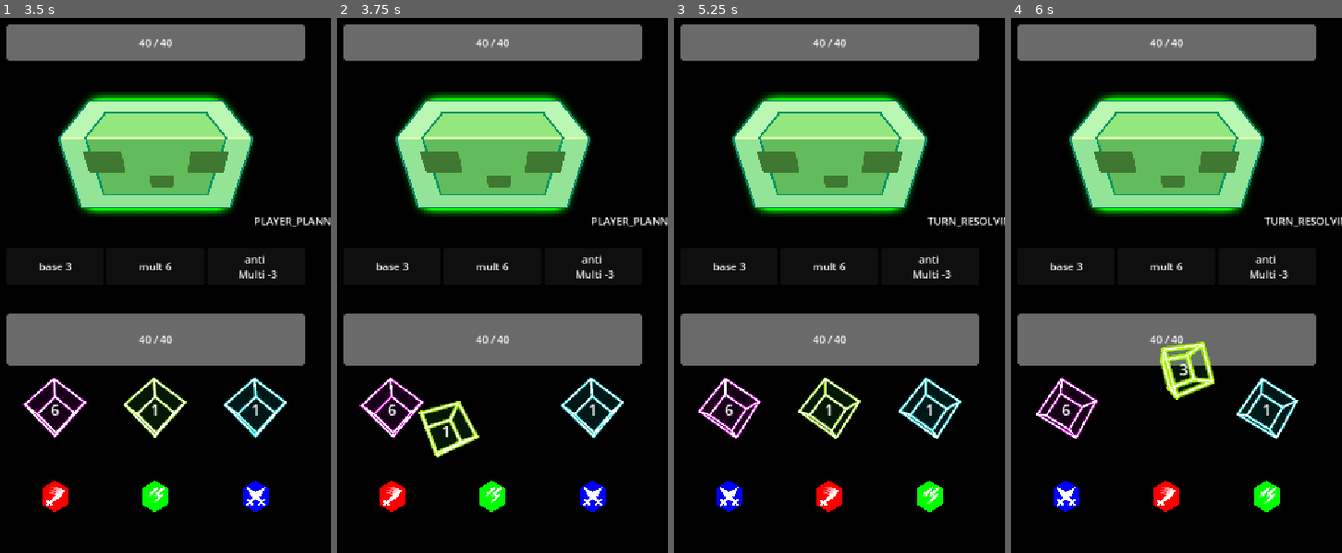
Above: before the commit, frames 1-4 (left to right).
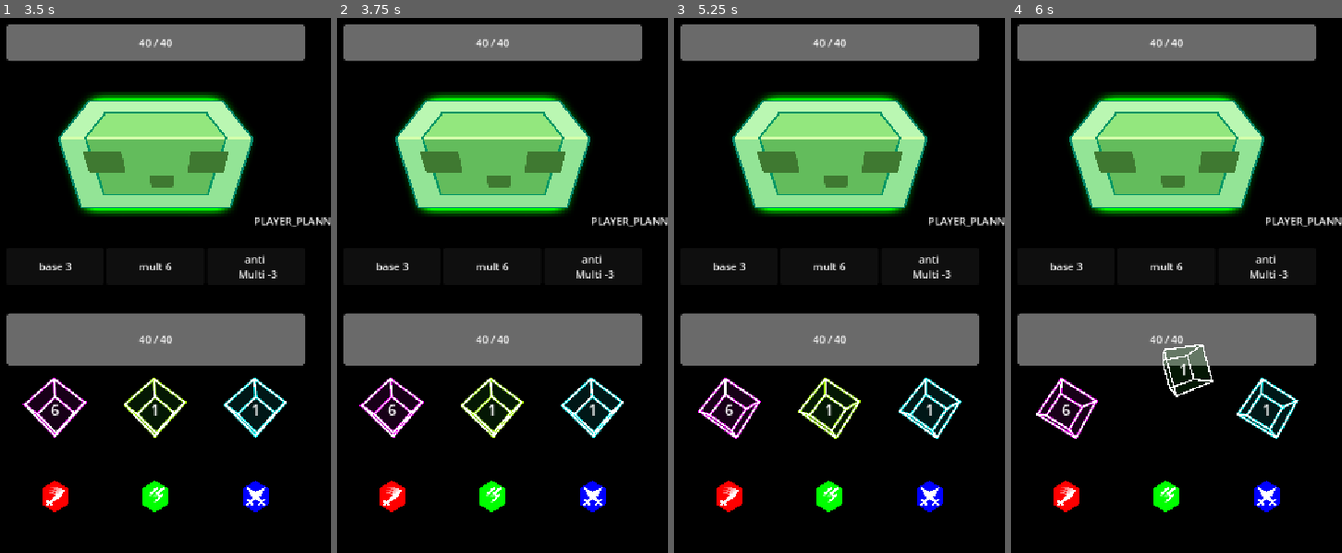
Above: after the commit, the same moments.

Repository: SeeCats/Drag-and-Drop
Game: Godot game, scene res://MainUI/main_menu/main_menu.tscn
Same seed, same stepped clock (60 frames per second), same inputs: the game is played once before the commit and once after it.
Inputs (mouse positions are in pixels of both pictures, inside the frame that each line leads up to):
- Up to frame 1 (3.5 s): click "new game" at 0.5 s; move the mouse to (231, 333) at 1.27 s; press the mouse at (231, 333) at 1.28 s; release the mouse at (231, 333) at 2 s; drag from (86, 408) to (139, 515) at 2.02 s; move the mouse to (191, 205) at 2.77 s; press the mouse at (191, 205) at 2.78 s
- Up to frame 2 (3.75 s): release the mouse at (528, 205) at 3.5 s; drag from (476, 515) to (386, 258) at 3.52 s
- Up to frame 3 (5.25 s): move the mouse to (935, 478) at 4.27 s; press the mouse at (935, 478) at 4.28 s; release the mouse at (935, 478) at 5 s; drag from (723, 258) to (776, 183) at 5.02 s
- Up to frame 4 (6 s): move the mouse to (1183, 371) at 5.77 s; press the mouse at (1183, 371) at 5.78 s

Frame 1 is identical in both runs. In frame 2, 1.2% of the frame differs, in the area x 24-57%, y 67-83%; in frame 3, 1.3%; in frame 4, 2.0%, in the area x 12-100%, y 37-93%.

Commit message:
showannouncement on and off based on toggle

Diff:
--- a/MainUI/combat_ui/announce.gd
+++ b/MainUI/combat_ui/announce.gd
@@ -6,8 +6,13 @@
 var drag_end_pos : Vector2
 var is_dragging : bool:
 	set(new_value):
-		if is_dragging == true and new_value == false and (drag_start_pos.x - drag_end_pos.x) >= 100:
-			print("dragged draggeddraggeddraggeddraggeddraggeddraggeddraggeddraggeddraggeddraggeddraggeddragged")
+		is_dragging = new_value
+		if not is_dragging:
+			var drag_delta = drag_end_pos.x - drag_start_pos.x
+			if drag_delta >= 50:
+				show()
+			elif drag_delta <= -50:
+				hide()
 
 # Called when the node enters the scene tree for the first time.
 func _ready() -> void:
@@ -20,13 +25,16 @@
 	text = "\n".join(combat_log_list)
 
 
-func _process(_delta: float) -> void:
-	if Input.is_action_pressed("click"):
+func _input(event: InputEvent) -> void:
+	if not event is InputEventMouseButton or event.button_index != MOUSE_BUTTON_LEFT:
+		return
+	if event.pressed:
+		drag_start_pos = get_global_mouse_position()
+		print("drag_start_pos = ", drag_start_pos)
 		is_dragging = true
-		print(self, " dragging started")
-		drag_start_pos = get_global_mouse_position()
-
-	if Input.is_action_just_released("click"):
+		print("Announcement dragging is ", is_dragging)
+	else:
+		drag_end_pos = get_global_mouse_position()
+		print("drag_end_pos = ", drag_end_pos)
 		is_dragging = false
-		print(self, " dragging ended")
-		drag_end_pos = get_global_mouse_position()
+		print("Announcement dragging is ", is_dragging)
--- a/MainUI/player_vbox/rotate.gd
+++ b/MainUI/player_vbox/rotate.gd
@@ -28,21 +28,27 @@
 	pass # Replace with function body.
 
 
-# Called every frame. 'delta' is the elapsed time since the previous frame.
-func _process(_delta: float) -> void:
+func _input(event: InputEvent) -> void:
+	if not event is InputEventMouseButton or event.button_index != MOUSE_BUTTON_LEFT:
+		return
 	swap_started = [zone1.swap_started, zone2.swap_started, zone3.swap_started]
-	swap_ended = [zone1.swap_ended, zone3.swap_ended, zone3.swap_ended]
 	mouse_is_inside = [zone1.is_inside, zone2.is_inside, zone3.is_inside]
-	if Input.is_action_pressed("click") && mouse_is_inside.has(true) && !swap_started.has(true):
-		zone_list[mouse_is_inside.find(true)].swap_started_true()
+
+	if event.pressed and mouse_is_inside.has(true) and not swap_started.has(true):
+		var idx = mouse_is_inside.find(true)
+		zone_list[idx].swap_started_true()
 		swap_started = [zone1.swap_started, zone2.swap_started, zone3.swap_started]
+		get_viewport().set_input_as_handled()
 
-	if Input.is_action_just_released("click") && swap_started.has(true) && mouse_is_inside.has(true) && ! (swap_started.find(true) == mouse_is_inside.find(true)) :
-		zone_list[mouse_is_inside.find(true)].swap_ended_true()
+	if not event.pressed:
 		swap_ended = [zone1.swap_ended, zone2.swap_ended, zone3.swap_ended]
-		print("rotate started",swap_started)
-		print("rotate ended", swap_ended)
-		rotate()
+		if swap_started.has(true) and mouse_is_inside.has(true) and not (swap_started.find(true) == mouse_is_inside.find(true)):
+			zone_list[mouse_is_inside.find(true)].swap_ended_true()
+			swap_ended = [zone1.swap_ended, zone2.swap_ended, zone3.swap_ended]
+			rotate()
+			get_viewport().set_input_as_handled()
+		else:
+			false_zone_list()
 
 
 # Called when rotating the position of actions
--- a/MainUI/player_vbox/swap.gd
+++ b/MainUI/player_vbox/swap.gd
@@ -33,30 +33,31 @@
 	pass # Replace with function body.
 
 
-# Called every frame. 'delta' is the elapsed time since the previous frame.
-func _process(_delta: float) -> void:
+func _input(event: InputEvent) -> void:
+	if not event is InputEventMouseButton or event.button_index != MOUSE_BUTTON_LEFT:
+		return
 	swap_started = [zone1.swap_started, zone2.swap_started, zone3.swap_started]
-	swap_ended = [zone1.swap_ended, zone2.swap_ended, zone3.swap_ended]
 	mouse_is_inside = [zone1.is_inside, zone2.is_inside, zone3.is_inside]
-	if Input.is_action_pressed("click") && mouse_is_inside.has(true) && !swap_started.has(true):
-		zone_list[mouse_is_inside.find(true)].swap_started_true()
+
+	if event.pressed and mouse_is_inside.has(true) and not swap_started.has(true):
+		var idx = mouse_is_inside.find(true)
+		zone_list[idx].swap_started_true()
 		swap_started = [zone1.swap_started, zone2.swap_started, zone3.swap_started]
-		print("swap start triggered, swapping = ", dice_list[mouse_is_inside.find(true)].swapping, " mouse_filter = ", dice_list[mouse_is_inside.find(true)].mouse_filter, " top_level = ", dice_list[mouse_is_inside.find(true)].top_level)
-		dice_list[mouse_is_inside.find(true)].swapping = true
+		dice_list[idx].swapping = true
+		get_viewport().set_input_as_handled()
 
-	if Input.is_action_just_released("click"):
-		if swap_started.has(true) && mouse_is_inside.has(true) && ! (swap_started.find(true) == mouse_is_inside.find(true)) :
+	if not event.pressed:
+		swap_ended = [zone1.swap_ended, zone2.swap_ended, zone3.swap_ended]
+		if swap_started.has(true) and mouse_is_inside.has(true) and not (swap_started.find(true) == mouse_is_inside.find(true)):
 			zone_list[mouse_is_inside.find(true)].swap_ended_true()
 			swap_ended = [zone1.swap_ended, zone2.swap_ended, zone3.swap_ended]
-			print("swap started",swap_started)
-			print("swap ended", swap_ended)
 			swap()
 			swapping_false()
 			false_zone_list()
+			get_viewport().set_input_as_handled()
 		else:
 			swapping_false()
 			false_zone_list()
-			pass
 
 
 # Called when dice locations swap
